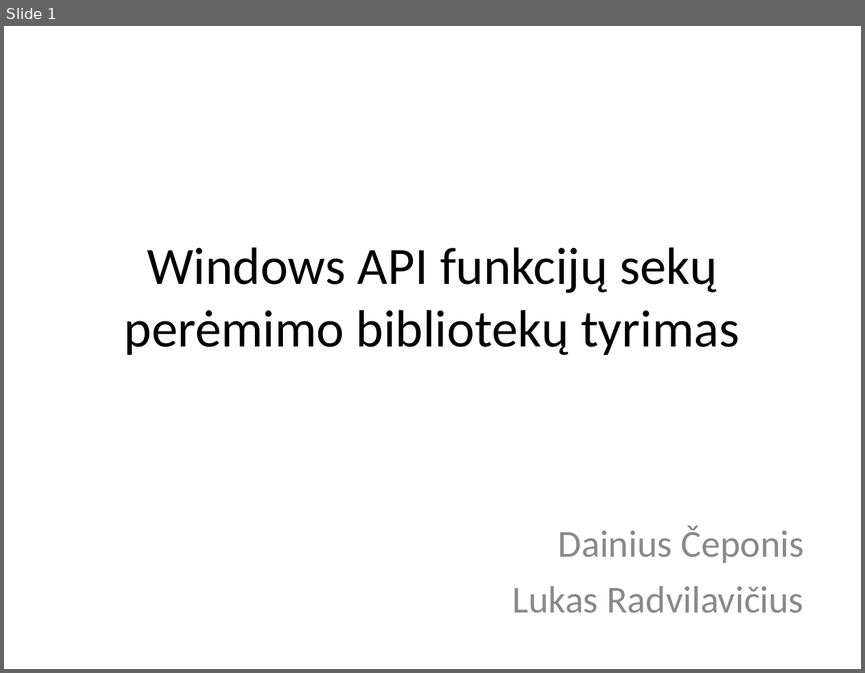
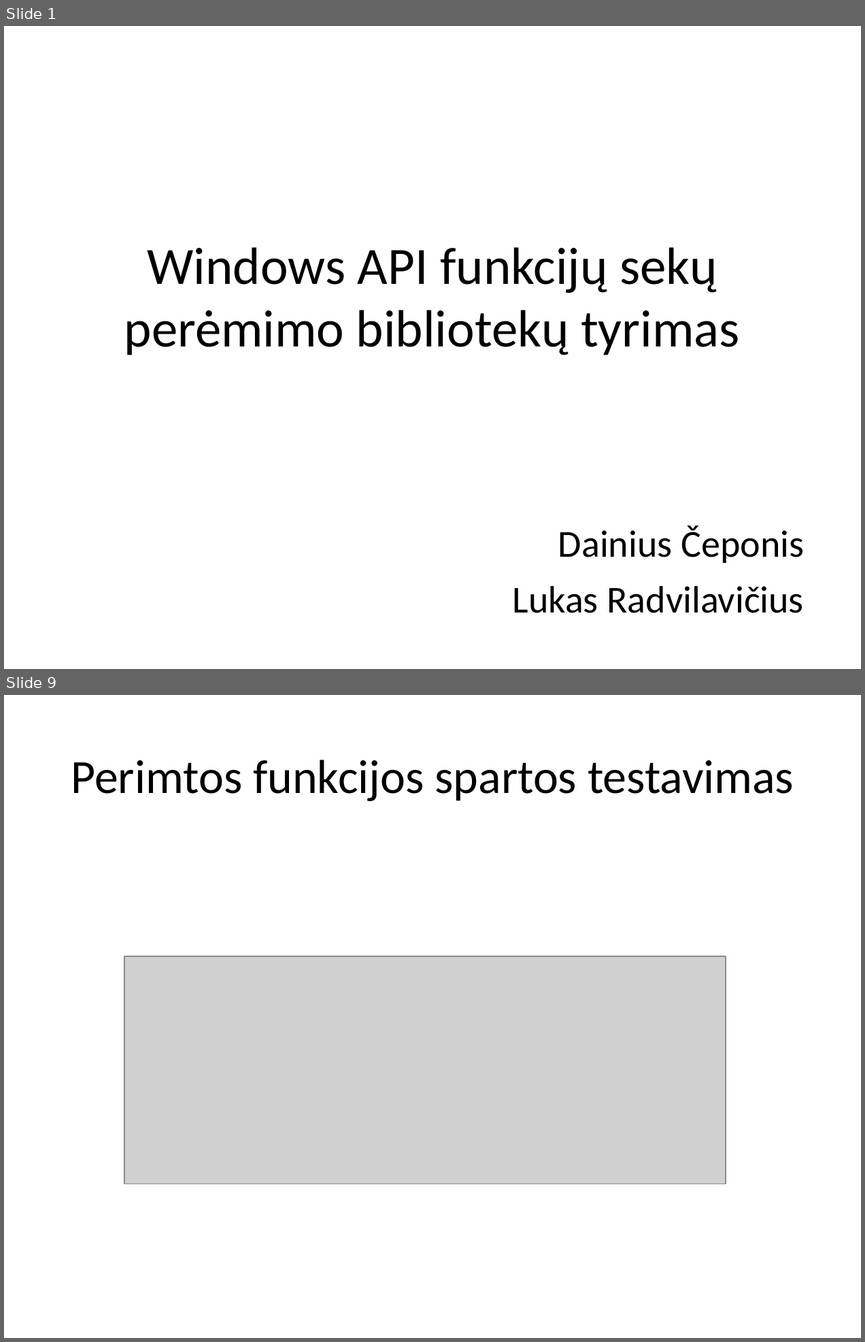
Before and after one commit to DjPasco/Mag, a slide deck: Article/Article_Presentation.ppt. Shown one above the other, each under a label of ours: slide 1 before the commit, slides 1 and 9 after it; the slides between them are not shown. The pictures are 865x673 and 865x1342 pixels, drawn with LibreOffice and Linux fonts; fonts in the diff are those of the drawing; grey boxes stand for pictures. Boxes give left, top, right and bottom in pixels: in the first picture for what was removed or moved away, otherwise in the second. Text is boxed around its words. In the diff, an @@ line names an element or a change of style, - is before the commit and + after.

```diff
--- a/Article/Article_Presentation.ppt
+++ b/Article/Article_Presentation.ppt
@@ slide 9 added at (x1=4, y1=695, x2=861, y2=1338), background #FFFFFF @@
@@ title added at (x1=71, y1=760, x2=793, y2=801), 40 pt, text #000000 @@
+Perimtos funkcijos spartos testavimas
@@ picture added at (x1=125, y1=956, x2=726, y2=1184) @@
@@ slide 1 changed as well @@
@@ subtitle "Dainius Čeponis" at (x1=513, y1=525, x2=804, y2=613): text colour #898989 to #000000 @@
```
Also in this commit, not shown: 10 other slides added.
